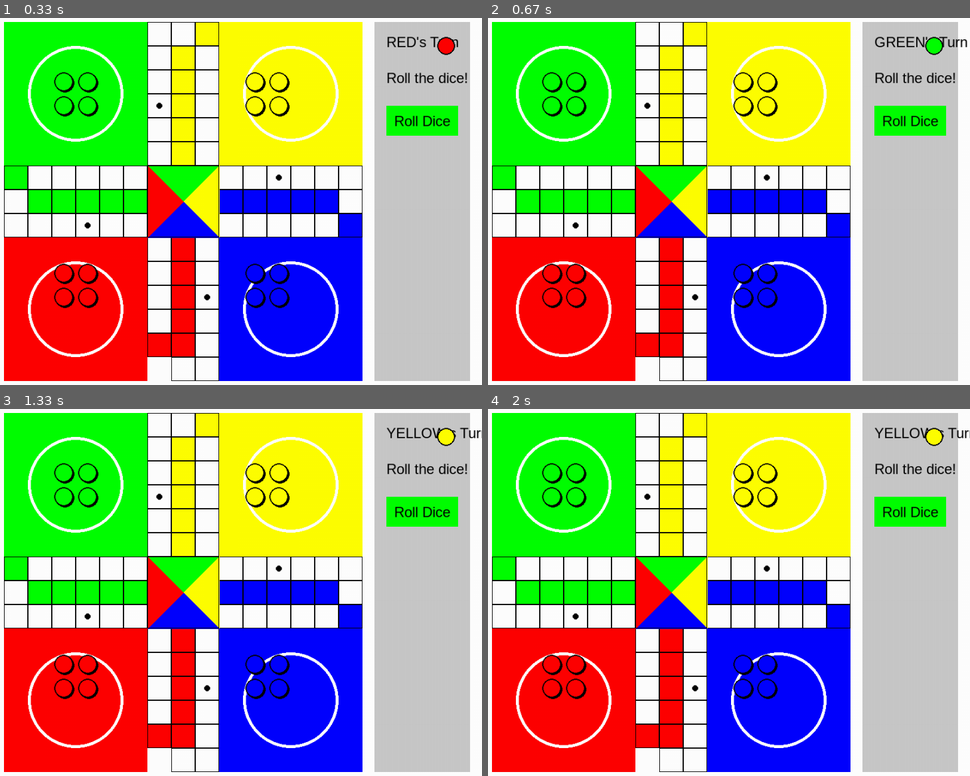
Above: before the commit, frames 1-4 (two rows, left to right).
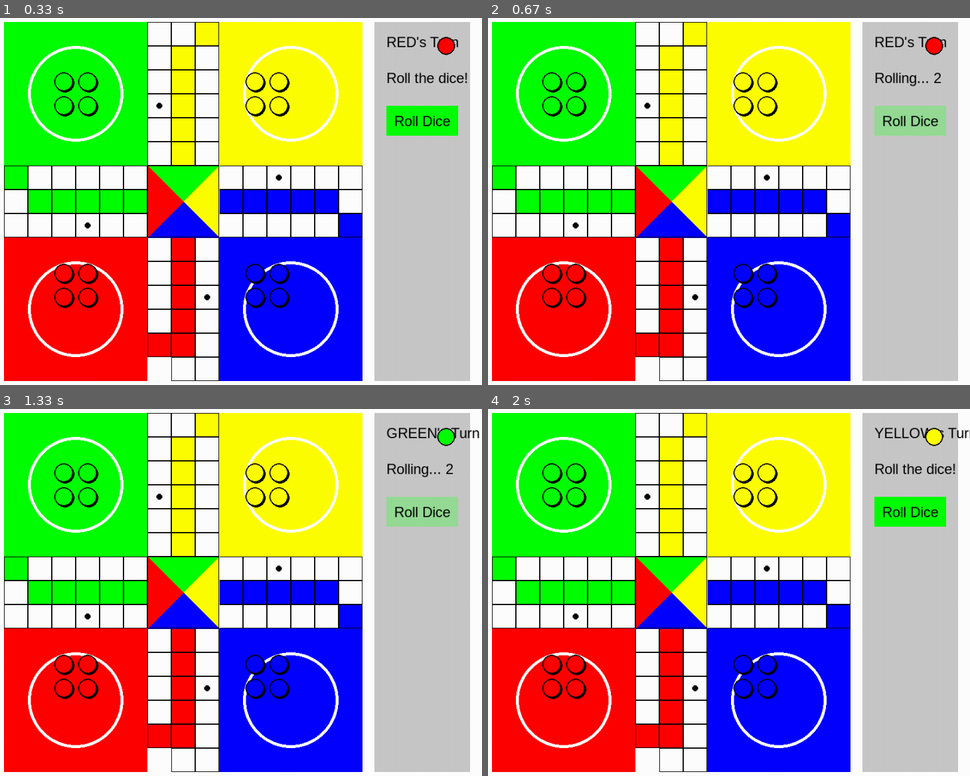
Above: after the commit, the same moments.

Repository: abdirizakmohamedkurewa-web/Ludo-game
Game: pygame game, started from apps/gui/pygame_app.py
The game is run twice, just before and just after one commit, with the same random seed, the same clock (stepped at 60 frames per second) and the same inputs.
Inputs (mouse positions are in pixels of both pictures, inside the frame that each line leads up to):
- Up to frame 1 (0.33 s): no input
- Up to frame 2 (0.67 s): click "Roll Dice" at 0.38 s
- Up to frame 3 (1.33 s): click (187, 625) at 0.72 s; click "Roll Dice" at 1.05 s
- Up to frame 4 (2 s): click (888, 761) at 1.38 s

Frame 1 is identical in both runs. In frame 2, 1.7% of the frame differs, in the area x 80-100%, y 5-33%; in frame 3, 1.8%; in frame 4, nothing differs.

Commit message:
feat(gui): Add animations for dice rolls and piece movement
This commit implements Task 4.4 from the development plan, introducing simple animations to the Pygame GUI to improve user experience.

- A central animation handler has been added to the main game loop to manage animation state and block user input during animations.
- The dice roll is now animated by rapidly cycling through numbers for 0.5 seconds before showing the final result.
- Piece movement is animated with a linear interpolation, causing pieces to slide smoothly from their start to end positions over 0.3 seconds.
- The game state is now updated only after the corresponding animation has completed, ensuring consistency between the visual representation and the underlying logic.

Diff:
--- a/apps/gui/pygame_app.py
+++ b/apps/gui/pygame_app.py
@@ -67,14 +67,19 @@
     return x + GRID_SIZE // 2, y + GRID_SIZE // 2
 
 
-def draw_pieces(screen, game_state, legal_moves, selected_piece):
+def draw_pieces(screen, game_state, legal_moves, selected_piece, animation=None):
     """Draws the player pieces on the board."""
     piece_radius = GRID_SIZE // 2 - 4
     movable_pieces = [move[0] for move in legal_moves]
+    animating_piece = animation['piece'] if animation and animation['type'] == 'piece_move' else None
 
     for player in game_state.players:
         player_color = PLAYER_COLORS[player.color.name]
         for piece in player.pieces:
+            # Skip drawing the animating piece from its static position
+            if piece == animating_piece:
+                continue
+
             pos = get_piece_pixel_pos(player, piece)
             if pos:
                 center_x, center_y = pos
@@ -93,6 +98,18 @@
                 # Highlight if selected
                 if piece == selected_piece:
                     pygame.draw.circle(screen, (0, 255, 255), (center_x, center_y), piece_radius + 2, 3)
+
+    # Draw the animating piece at its interpolated position
+    if animating_piece:
+        player = game_state.players[game_state.current_player_index]
+        player_color = PLAYER_COLORS[player.color.name]
+        center_x, center_y = animation['current_pos']
+        # Draw piece shadow
+        pygame.draw.circle(screen, (0,0,0, 50), (center_x + 2, center_y + 2), piece_radius)
+        # Draw piece
+        pygame.draw.circle(screen, player_color, (center_x, center_y), piece_radius)
+        # Draw border
+        pygame.draw.circle(screen, BLACK, (center_x, center_y), piece_radius, 2)
 
 
 def draw_legal_move_highlights(screen, game, selected_piece, legal_moves):
@@ -182,7 +199,7 @@
     pygame.draw.rect(screen, BLACK, (BOARD_X_START + GRID_SIZE * 6, BOARD_Y_START + GRID_SIZE * 6, GRID_SIZE * 3, GRID_SIZE * 3), 1)
 
 
-def draw_info_panel(screen, game, font, ui_buttons):
+def draw_info_panel(screen, game, font, ui_buttons, animation=None):
     """Draws the UI panel with game state information."""
     panel_x = BOARD_X_START + GRID_SIZE * GRID_COUNT + 20
     panel_y = BOARD_Y_START
@@ -205,7 +222,9 @@
 
     # --- 2. Display Dice Roll ---
     dice_text = "Roll the dice!"
-    if game.state.dice_roll is not None:
+    if animation and animation['type'] == 'dice_roll':
+        dice_text = f"Rolling... {animation['display_roll']}"
+    elif game.state.dice_roll is not None:
         dice_text = f"Rolled a: {game.state.dice_roll}"
 
     dice_surf = font.render(dice_text, True, BLACK)
@@ -215,7 +234,12 @@
     roll_button_rect = pygame.Rect(panel_x + 20, panel_y + 140, panel_width - 40, 50)
     ui_buttons["roll_dice"] = roll_button_rect # Store for click detection
 
-    pygame.draw.rect(screen, PLAYER_COLORS["GREEN"], roll_button_rect)
+    # Make button uninteractable during roll
+    button_color = PLAYER_COLORS["GREEN"]
+    if game.state.dice_roll is not None or (animation and animation['type'] == 'dice_roll'):
+        button_color = (150, 220, 150) # Faded green
+
+    pygame.draw.rect(screen, button_color, roll_button_rect)
     roll_text_surf = font.render("Roll Dice", True, BLACK)
     text_rect = roll_text_surf.get_rect(center=roll_button_rect.center)
     screen.blit(roll_text_surf, text_rect)
@@ -225,6 +249,7 @@
     """Main function to run the Ludo game GUI."""
     pygame.init()
     font = pygame.font.SysFont("Arial", 24)
+    clock = pygame.time.Clock()
     ui_buttons = {} # To store rects of UI elements for interaction
 
     screen = pygame.display.set_mode((SCREEN_WIDTH, SCREEN_HEIGHT))
@@ -244,29 +269,34 @@
     # Game loop variables
     legal_moves = []
     selected_piece = None
+    animation = None # For handling animations
 
     running = True
     while running:
+        time_delta = clock.tick(60) / 1000.0
+
         for event in pygame.event.get():
             if event.type == pygame.QUIT:
                 running = False
+
+            # --- Handle User Input ---
+            # Block input if an animation is running
+            if animation:
+                continue
+
             if event.type == pygame.MOUSEBUTTONDOWN:
                 # 1. Handle Roll Dice Button Click
                 if ui_buttons.get("roll_dice") and ui_buttons["roll_dice"].collidepoint(event.pos):
                     if game.state.dice_roll is None:
-                        roll = game.dice.roll()
-                        game.state.dice_roll = roll
-                        legal_moves = Rules.get_legal_moves(game.state, roll)
-                        selected_piece = None  # Reset selection on new roll
-                        print(f"Player rolled a {roll}. Legal moves: {[(m[0].id, m[1]) for m in legal_moves]}")
-
-                        # If there are no legal moves, the turn might end
-                        if not legal_moves:
-                            print("No legal moves available.")
-                            if roll != 6:
-                                game.next_player()
-                            # Reset the roll to allow the current (or next) player to roll again.
-                            game.state.dice_roll = None
+                        # --- Start Dice Roll Animation ---
+                        animation = {
+                            "type": "dice_roll",
+                            "timer": 0.0,
+                            "duration": 0.5, # seconds
+                            "interval": 0.05,
+                            "interval_timer": 0.0,
+                            "display_roll": 1,
+                        }
 
                 # 2. Handle Piece Interaction (Selection and Movement)
                 elif game.state.dice_roll is not None and legal_moves:
@@ -281,26 +311,25 @@
                         for dest_pos in destinations:
                             coords = get_pos_pixel_coords(current_player.color, dest_pos)
                             if coords and pygame.Rect(coords[0], coords[1], GRID_SIZE, GRID_SIZE).collidepoint(mouse_pos):
-                                # Execute the move
-                                roll = game.state.dice_roll
-                                move_piece(game.state, selected_piece, roll)
-                                print(f"Moved piece {selected_piece.id} to destination {dest_pos}")
-
-                                # Check for win condition
-                                if game.state.is_game_over:
-                                    print(f"Player {current_player.color.name} has won!")
-                                    # A more robust game over state could be handled here
-
-                                # Advance turn if roll was not a 6
-                                if roll != 6:
-                                    game.next_player()
-
-                                # Reset state for the next turn/action
-                                legal_moves = []
-                                selected_piece = None
-                                game.state.dice_roll = None
+                                # --- Start Piece Move Animation ---
+                                start_pos_pixels = get_piece_pixel_pos(current_player, selected_piece)
+                                end_pos_pixels = (coords[0] + GRID_SIZE // 2, coords[1] + GRID_SIZE // 2)
+
+                                animation = {
+                                    "type": "piece_move",
+                                    "piece": selected_piece,
+                                    "start_pos": start_pos_pixels,
+                                    "end_pos": end_pos_pixels,
+                                    "current_pos": start_pos_pixels,
+                                    "timer": 0.0,
+                                    "duration": 0.3, # seconds
+                                    "roll": game.state.dice_roll,
+                                    "destination": dest_pos,
+                                }
+
+                                legal_moves = [] # Clear highlights
                                 moved_piece = True
-                                break
+                                break # Exit the destinations loop
 
                         # If the click was not on a valid move, deselect the piece so the user can re-select.
                         if not moved_piece:
@@ -317,18 +346,72 @@
                                     piece_radius = GRID_SIZE // 2 - 4
                                     piece_rect = pygame.Rect(pos[0]-piece_radius, pos[1]-piece_radius, piece_radius*2, piece_radius*2)
                                     if piece_rect.collidepoint(mouse_pos):
-                                        # If the user clicked away from a destination, selected_piece is now None,
-                                        # so this logic will run, allowing them to select another piece.
                                         selected_piece = piece
                                         print(f"Selected piece {piece.id}")
                                         break
 
-        # Drawing code will go here
+        # --- Update Animations ---
+        if animation:
+            animation['timer'] += time_delta
+            if animation['type'] == 'dice_roll':
+                animation['interval_timer'] += time_delta
+                if animation['interval_timer'] >= animation['interval']:
+                    animation['display_roll'] = dice.roll() # Visually cycle numbers
+                    animation['interval_timer'] = 0.0
+
+                if animation['timer'] >= animation['duration']:
+                    # --- Animation Finished: Set final dice roll ---
+                    roll = dice.roll() # The "real" roll
+                    game.state.dice_roll = roll
+                    legal_moves = Rules.get_legal_moves(game.state, roll)
+                    selected_piece = None
+                    print(f"Player rolled a {roll}. Legal moves: {[(m[0].id, m[1]) for m in legal_moves]}")
+
+                    if not legal_moves:
+                        print("No legal moves available.")
+                        if roll != 6:
+                            game.next_player()
+                        game.state.dice_roll = None
+
+                    animation = None # End animation
+
+            elif animation['type'] == 'piece_move':
+                progress = min(animation['timer'] / animation['duration'], 1.0)
+
+                start_x, start_y = animation['start_pos']
+                end_x, end_y = animation['end_pos']
+
+                # Linear interpolation
+                current_x = start_x + (end_x - start_x) * progress
+                current_y = start_y + (end_y - start_y) * progress
+                animation['current_pos'] = (current_x, current_y)
+
+                if progress >= 1.0:
+                    # --- Animation Finished: Update Game State ---
+                    piece_to_move = animation['piece']
+                    roll = animation['roll']
+
+                    move_piece(game.state, piece_to_move, roll)
+                    print(f"Moved piece {piece_to_move.id} to destination {animation['destination']}")
+
+                    if game.state.is_game_over:
+                        print(f"Player {game.state.players[game.state.current_player_index].color.name} has won!")
+                        # Handle game over properly here
+
+                    if roll != 6:
+                        game.next_player()
+
+                    # Reset for next turn
+                    selected_piece = None
+                    game.state.dice_roll = None
+                    animation = None # End animation
+
+        # --- Drawing Code ---
         screen.fill(WHITE)
         draw_board(screen)
         draw_legal_move_highlights(screen, game, selected_piece, legal_moves)
-        draw_pieces(screen, game.state, legal_moves, selected_piece)
-        draw_info_panel(screen, game, font, ui_buttons)
+        draw_pieces(screen, game.state, legal_moves, selected_piece, animation)
+        draw_info_panel(screen, game, font, ui_buttons, animation)
 
         # Update the display
         pygame.display.flip()
